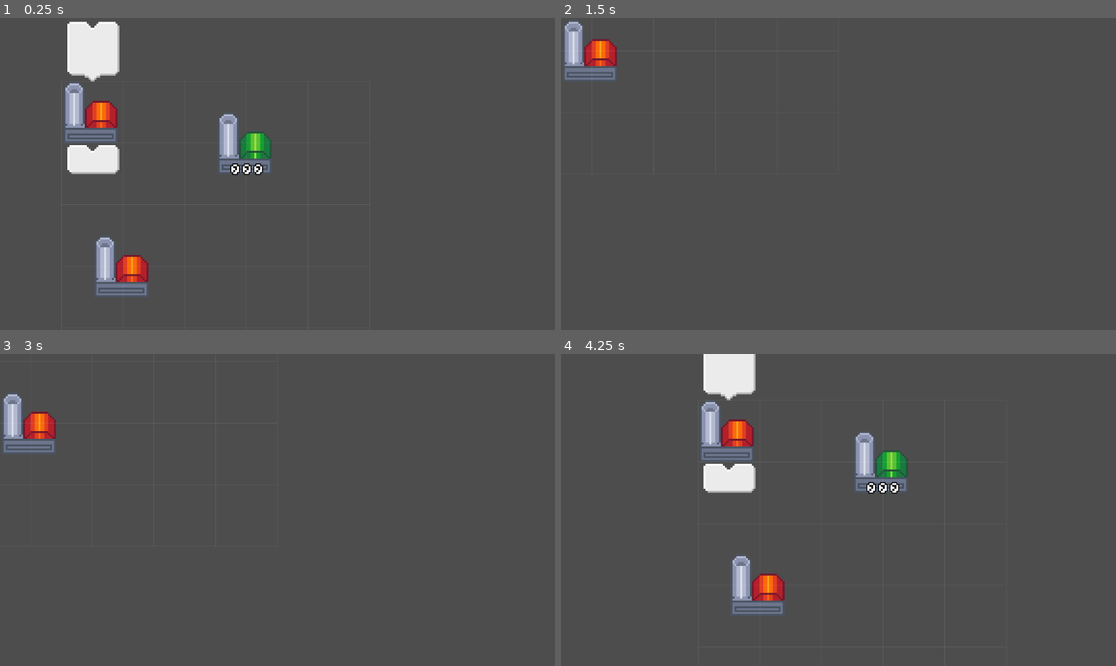
Above: before the commit, frames 1-4 (two rows, left to right).
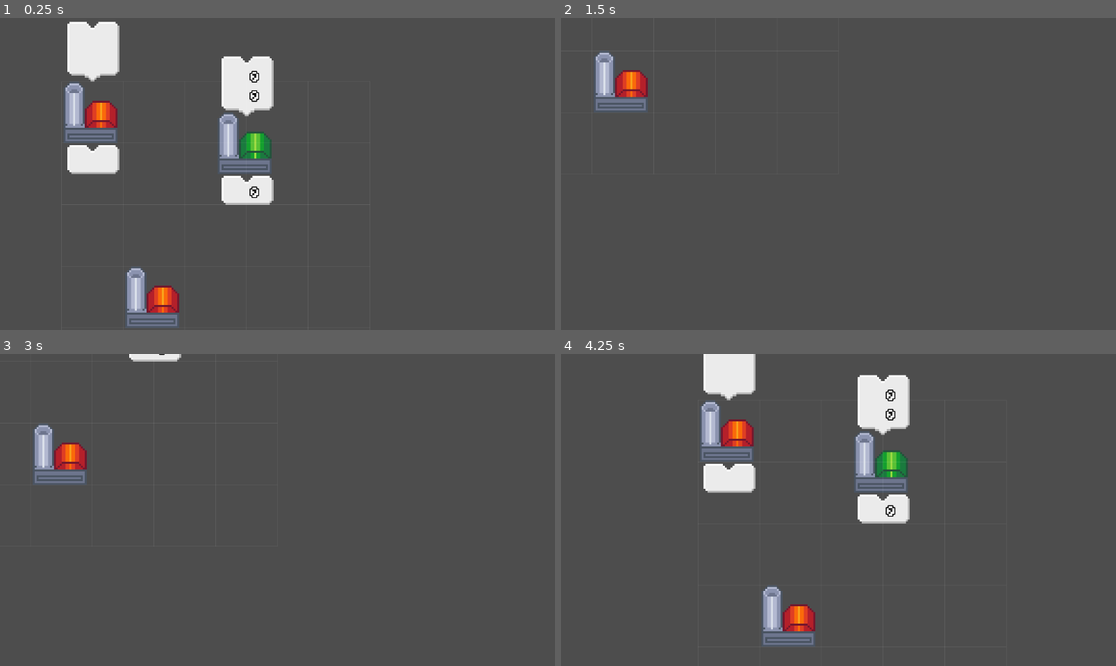
Above: after the commit, the same moments.

Repository: ZimtSnad/nauvis-enjoyers-bit-festival-2025
Game: Godot game, scene res://main.tscn
Same seed, same stepped clock (60 frames per second), same inputs: the game is played once before the commit and once after it.
Inputs (mouse positions are in pixels of both pictures, inside the frame that each line leads up to):
- Up to frame 1 (0.25 s): no input
- Up to frame 2 (1.5 s): tap Enter at 0.5 s; move the mouse to (960, 158) at 0.52 s; hold D (right) 0.53-1.28 s; click (960, 158) at 0.67 s; move the mouse to (727, 189) at 1.27 s; hold S (down) from 1.28 s (still down)
- Up to frame 3 (3 s): tap Space at 2 s; move the mouse to (333, 441) at 2.02 s; release S (down) at 2.03 s; hold D (right) 2.03-2.78 s; tap Enter at 2.75 s; move the mouse to (249, 572) at 2.77 s; hold W (up) from 2.78 s (still down); click (249, 572) at 2.92 s
- Up to frame 4 (4.25 s): move the mouse to (1005, 556) at 3.52 s; release W (up) at 3.53 s; hold A (left) from 3.53 s (still down)

The runs differ from the first frame. In frame 1, 4.7% of the frame differs, in the area x 17-50%, y 12-99%; in frame 2, 2.1%; in frame 3, 2.4%; in frame 4, 4.7%.
Error after the commit: Invalid call. Nonexistent function 'get_time_modifier_at_world' in base 'Nil'. (res://scripts/2_to_1_crafter.gd:44)

Commit message:
Redone buildings code

Diff:
--- a/levels/level1.tscn
+++ b/levels/level1.tscn
@@ -15,7 +15,7 @@
 [node name="GridManager" type="Node2D" parent="."]
 script = ExtResource("3_i2041")
 cell_size = Vector2(128, 128)
-grid_size = Vector2(5, 5)
+grid_size = Vector2(8, 8)
 
 [node name="GridDrawer" type="Node2D" parent="." node_paths=PackedStringArray("grid_manager")]
 script = ExtResource("4_xy4tn")
@@ -26,25 +26,30 @@
 grid = NodePath("../GridManager")
 beacon_limit = 135
 
-[node name="Generator" parent="." instance=ExtResource("1_v8kj3")]
+[node name="Generator" parent="." node_paths=PackedStringArray("beacon_manager") instance=ExtResource("1_v8kj3")]
+beacon_manager = NodePath("../BeaconManager")
 
-[node name="2to1crafter" parent="." node_paths=PackedStringArray("first_generator", "second_generator") instance=ExtResource("2_crycw")]
-position = Vector2(256, 0)
+[node name="2to1crafter" parent="." node_paths=PackedStringArray("first_generator", "second_generator", "beacon_manager") instance=ExtResource("2_crycw")]
+position = Vector2(384, 0)
 first_generator = NodePath("../Generator")
 second_generator = NodePath("../Generator2")
+beacon_manager = NodePath("../BeaconManager")
 
-[node name="Generator2" parent="." instance=ExtResource("1_v8kj3")]
-position = Vector2(0, 128)
+[node name="Generator2" parent="." node_paths=PackedStringArray("beacon_manager") instance=ExtResource("1_v8kj3")]
+position = Vector2(0, 256)
+beacon_manager = NodePath("../BeaconManager")
 
-[node name="2to1crafter2" parent="." node_paths=PackedStringArray("first_generator", "second_generator") instance=ExtResource("2_crycw")]
-position = Vector2(256, 128)
+[node name="2to1crafter2" parent="." node_paths=PackedStringArray("first_generator", "second_generator", "beacon_manager") instance=ExtResource("2_crycw")]
+position = Vector2(768, 384)
 first_generator = NodePath("../Generator")
 second_generator = NodePath("../Generator2")
+beacon_manager = NodePath("../BeaconManager")
 
-[node name="2to1crafter3" parent="." node_paths=PackedStringArray("first_generator", "second_generator") instance=ExtResource("2_crycw")]
-position = Vector2(256, 256)
+[node name="2to1crafter3" parent="." node_paths=PackedStringArray("first_generator", "second_generator", "beacon_manager") instance=ExtResource("2_crycw")]
+position = Vector2(256, 384)
 first_generator = NodePath("../Generator")
 second_generator = NodePath("../Generator2")
+beacon_manager = NodePath("../BeaconManager")
 
 [node name="Turret" parent="." instance=ExtResource("6_pdpul")]
 position = Vector2(768, 128)
@@ -54,23 +59,23 @@
 turret_path = NodePath("../Turret")
 
 [node name="Enemy2" parent="." instance=ExtResource("8_045es")]
-position = Vector2(1536, 128)
+position = Vector2(1408, 128)
 turret_path = NodePath("../Turret")
 
 [node name="Player" parent="." node_paths=PackedStringArray("grid") instance=ExtResource("9_omn1t")]
-position = Vector2(512, 256)
+position = Vector2(640, 256)
 grid = NodePath("../GridManager")
 
 [node name="Ammo crate" parent="." node_paths=PackedStringArray("crafter") instance=ExtResource("9_lf3p4")]
-position = Vector2(384, 0)
+position = Vector2(512, 0)
 crafter = NodePath("../2to1crafter")
 
 [node name="Ammo crate2" parent="." node_paths=PackedStringArray("crafter") instance=ExtResource("9_lf3p4")]
-position = Vector2(384, 128)
+position = Vector2(896, 384)
 crafter = NodePath("../2to1crafter2")
 ammotype = 5
 
 [node name="Ammo crate3" parent="." node_paths=PackedStringArray("crafter") instance=ExtResource("9_lf3p4")]
-position = Vector2(384, 256)
+position = Vector2(384, 384)
 crafter = NodePath("../2to1crafter3")
 ammotype = 10
--- a/main.tscn
+++ b/main.tscn
@@ -11,15 +11,17 @@
 
 [node name="Node2D" type="Node2D"]
 
-[node name="Generator" parent="." instance=ExtResource("1_lquwl")]
+[node name="Generator" parent="." node_paths=PackedStringArray("beacon_manager") instance=ExtResource("1_lquwl")]
+beacon_manager = NodePath("../BeaconManager")
 
 [node name="2to1crafter" parent="." node_paths=PackedStringArray("first_generator", "second_generator") instance=ExtResource("2_7mycd")]
 position = Vector2(320, 64)
 first_generator = NodePath("../Generator")
 second_generator = NodePath("../Generator2")
 
-[node name="Generator2" parent="." instance=ExtResource("1_lquwl")]
-position = Vector2(64, 320)
+[node name="Generator2" parent="." node_paths=PackedStringArray("beacon_manager") instance=ExtResource("1_lquwl")]
+position = Vector2(128, 384)
+beacon_manager = NodePath("../BeaconManager")
 
 [node name="GridManager" type="Node2D" parent="."]
 script = ExtResource("3_272bh")
--- a/scenes/2_to_1_crafter.tscn
+++ b/scenes/2_to_1_crafter.tscn
@@ -1,53 +1,58 @@
-[gd_scene load_steps=5 format=3 uid="uid://56yqfxdkyu6l"]
+[gd_scene load_steps=6 format=3 uid="uid://56yqfxdkyu6l"]
 
 [ext_resource type="Texture2D" uid="uid://codvli7pguf0a" path="res://assets/sprites/factory2.png" id="1_ce2oh"]
 [ext_resource type="Script" uid="uid://b4136hexwjn20" path="res://scripts/2_to_1_crafter.gd" id="1_vklko"]
+[ext_resource type="Texture2D" uid="uid://bt2pkyiwgwf06" path="res://assets/GUI/Input_materials_gui_double.png" id="2_lmwtn"]
 [ext_resource type="LabelSettings" uid="uid://dnub4tguh08yg" path="res://assets/fonts/pixel font.tres" id="2_rsks8"]
+[ext_resource type="Texture2D" uid="uid://drhk4fxj0yhkk" path="res://assets/GUI/Input_materials_gui_single.png" id="4_ey18k"]
 
-[sub_resource type="RectangleShape2D" id="RectangleShape2D_vklko"]
-size = Vector2(112, 112)
+[node name="2to1crafter" type="Node2D"]
+script = ExtResource("1_vklko")
 
-[node name="2to1crafter" type="Area2D"]
-script = ExtResource("1_vklko")
+[node name="Top cloud" type="Sprite2D" parent="."]
+position = Vector2(64, -56)
+scale = Vector2(4, 4)
+texture = ExtResource("2_lmwtn")
+
+[node name="First input" type="Label" parent="Top cloud"]
+offset_left = 2.0
+offset_top = -10.0
+offset_right = 38.0
+offset_bottom = 26.0
+scale = Vector2(0.25, 0.25)
+text = "10"
+label_settings = ExtResource("2_rsks8")
+
+[node name="Second input" type="Label" parent="Top cloud"]
+offset_left = 2.0
+offset_right = 38.0
+offset_bottom = 36.0
+scale = Vector2(0.25, 0.25)
+text = "10"
+label_settings = ExtResource("2_rsks8")
+
+[node name="Bot cloud" type="Sprite2D" parent="."]
+position = Vector2(64, 192)
+scale = Vector2(4, 4)
+texture = ExtResource("4_ey18k")
+
+[node name="Output" type="Label" parent="Bot cloud"]
+offset_left = 2.0
+offset_top = -12.0
+offset_right = 38.0
+offset_bottom = 24.0
+scale = Vector2(0.25, 0.25)
+text = "10"
+label_settings = ExtResource("2_rsks8")
 
 [node name="Building sprite" type="Sprite2D" parent="."]
 position = Vector2(64, 64)
 scale = Vector2(4, 4)
 texture = ExtResource("1_ce2oh")
 
-[node name="First input" type="Label" parent="."]
-offset_left = 32.0
-offset_top = 96.0
-offset_right = 68.0
-offset_bottom = 114.0
-text = "10"
-label_settings = ExtResource("2_rsks8")
-
-[node name="Second input" type="Label" parent="."]
-offset_left = 56.0
-offset_top = 96.0
-offset_right = 108.0
-offset_bottom = 114.0
-text = "10"
-label_settings = ExtResource("2_rsks8")
-
-[node name="Output" type="Label" parent="."]
-offset_left = 80.0
-offset_top = 96.0
-offset_right = 112.0
-offset_bottom = 107.0
-text = "10"
-label_settings = ExtResource("2_rsks8")
-
 [node name="Resource sprite" type="Sprite2D" parent="."]
 scale = Vector2(4, 4)
 
 [node name="Timer" type="Timer" parent="."]
 
-[node name="CollisionShape2D" type="CollisionShape2D" parent="."]
-position = Vector2(64, 64)
-shape = SubResource("RectangleShape2D_vklko")
-
-[connection signal="area_entered" from="." to="." method="_on_area_entered"]
-[connection signal="area_exited" from="." to="." method="_on_area_exited"]
 [connection signal="timeout" from="Timer" to="." method="_on_output_timer_timeout"]
--- a/scenes/2_to_1_crafter_patryk_improvement.tscn
+++ /dev/null
@@ -1,78 +0,0 @@
-[gd_scene load_steps=7 format=3 uid="uid://hbcxg6chypp7"]
-
-[ext_resource type="Script" uid="uid://b4136hexwjn20" path="res://scripts/2_to_1_crafter.gd" id="1_gu073"]
-[ext_resource type="Texture2D" uid="uid://codvli7pguf0a" path="res://assets/sprites/factory2.png" id="2_lt38q"]
-[ext_resource type="LabelSettings" uid="uid://dnub4tguh08yg" path="res://assets/fonts/pixel font.tres" id="3_xe7ws"]
-[ext_resource type="Texture2D" uid="uid://bt2pkyiwgwf06" path="res://assets/GUI/Input_materials_gui_double.png" id="4_xe7ws"]
-[ext_resource type="Texture2D" uid="uid://drhk4fxj0yhkk" path="res://assets/GUI/Input_materials_gui_single.png" id="5_g6auc"]
-
-[sub_resource type="RectangleShape2D" id="RectangleShape2D_vklko"]
-size = Vector2(120, 120)
-
-[node name="2to1crafter" type="Area2D"]
-script = ExtResource("1_gu073")
-
-[node name="Building sprite" type="Sprite2D" parent="."]
-position = Vector2(64, 64)
-scale = Vector2(4, 4)
-texture = ExtResource("2_lt38q")
-
-[node name="First input" type="Label" parent="."]
-top_level = true
-offset_left = 34.0
-offset_top = -109.0
-offset_right = 70.0
-offset_bottom = -73.0
-text = "10"
-label_settings = ExtResource("3_xe7ws")
-horizontal_alignment = 1
-vertical_alignment = 1
-
-[node name="Second input" type="Label" parent="."]
-top_level = true
-offset_left = 28.0
-offset_top = -68.0
-offset_right = 80.0
-offset_bottom = -32.0
-text = "10"
-label_settings = ExtResource("3_xe7ws")
-
-[node name="Output" type="Label" parent="."]
-top_level = true
-anchors_preset = 8
-anchor_left = 0.5
-anchor_top = 0.5
-anchor_right = 0.5
-anchor_bottom = 0.5
-offset_left = -530.0
-offset_top = -181.0
-offset_right = -480.0
-offset_bottom = -145.0
-grow_horizontal = 2
-grow_vertical = 2
-text = "10"
-label_settings = ExtResource("3_xe7ws")
-vertical_alignment = 1
-
-[node name="Resource sprite" type="Sprite2D" parent="."]
-scale = Vector2(4, 4)
-
-[node name="Timer" type="Timer" parent="."]
-
-[node name="CollisionShape2D" type="CollisionShape2D" parent="."]
-position = Vector2(64, 64)
-shape = SubResource("RectangleShape2D_vklko")
-
-[node name="InputMaterialsGuiDouble" type="Sprite2D" parent="."]
-position = Vector2(64, -64)
-scale = Vector2(4, 4)
-texture = ExtResource("4_xe7ws")
-
-[node name="InputMaterialsGuiSingle" type="Sprite2D" parent="."]
-position = Vector2(64, 192)
-scale = Vector2(4, 4)
-texture = ExtResource("5_g6auc")
-
-[connection signal="area_entered" from="." to="." method="_on_area_entered"]
-[connection signal="area_exited" from="." to="." method="_on_area_exited"]
-[connection signal="timeout" from="Timer" to="." method="_on_output_timer_timeout"]
--- a/scenes/ammo_rack.gd
+++ b/scenes/ammo_rack.gd
@@ -1,6 +1,6 @@
 extends Node2D
 
-@export var crafter : Area2D
+@export var crafter : Node2D
 @export var ammotype : Ammo_types.Type
 
 # Called when the node enters the scene tree for the first time.
--- a/scenes/generator.tscn
+++ b/scenes/generator.tscn
@@ -1,23 +1,16 @@
-[gd_scene load_steps=5 format=3 uid="uid://c434tec7m0enm"]
+[gd_scene load_steps=4 format=3 uid="uid://c434tec7m0enm"]
 
 [ext_resource type="Texture2D" uid="uid://dnbi688lefctw" path="res://assets/sprites/factory1.png" id="1_5yxne"]
 [ext_resource type="Script" uid="uid://dcme4fiadacvh" path="res://scripts/generator.gd" id="1_w5vnv"]
 [ext_resource type="LabelSettings" uid="uid://dnub4tguh08yg" path="res://assets/fonts/pixel font.tres" id="3_ef8yp"]
 
-[sub_resource type="RectangleShape2D" id="RectangleShape2D_5yxne"]
-size = Vector2(112, 112)
-
-[node name="Generator" type="Area2D"]
+[node name="Generator" type="Node2D"]
 script = ExtResource("1_w5vnv")
 
 [node name="Building sprite" type="Sprite2D" parent="."]
 position = Vector2(64, 64)
 scale = Vector2(4, 4)
 texture = ExtResource("1_5yxne")
-
-[node name="CollisionShape2D" type="CollisionShape2D" parent="."]
-position = Vector2(64, 64)
-shape = SubResource("RectangleShape2D_5yxne")
 
 [node name="Timer" type="Timer" parent="."]
 
@@ -30,6 +23,4 @@
 text = "10"
 label_settings = ExtResource("3_ef8yp")
 
-[connection signal="area_entered" from="." to="." method="_on_area_entered"]
-[connection signal="area_exited" from="." to="." method="_on_area_exited"]
 [connection signal="timeout" from="Timer" to="." method="_on_resource_timer_timeout"]
--- a/scripts/2_to_1_crafter.gd
+++ b/scripts/2_to_1_crafter.gd
@@ -1,14 +1,15 @@
 extends Node2D
 
-@export var first_generator : Area2D
-@export var second_generator : Area2D
-@export var time_scale : float = 2.0
+@export var first_generator : Node2D
+@export var second_generator : Node2D
+@export var production_time : float = 2.0
 @export var first_resource_cost : int = 1
 @export var second_resource_cost : int = 1
+@export var beacon_manager: Node2D
 
-@onready var first_label = $"First input"
-@onready var second_label = $"Second input"
-@onready var output_label = $Output
+@onready var first_label = $"Top cloud/First input"
+@onready var second_label = $"Top cloud/Second input"
+@onready var output_label = $"Bot cloud/Output"
 @onready var timer = $Timer
 
 var first_counter = 0
@@ -40,6 +41,14 @@
 	first_label.text = str(first_counter)
 	second_label.text = str(second_counter)
 	output_label.text = str(output_counter)
+	var beacon_time_multipier = beacon_manager.get_time_modifier_at_world(self.position)
+	if beacon_time_multipier == 0 and not timer.is_stopped():
+		timer.stop()
+	elif beacon_time_multipier != 0 and timer.is_stopped():
+		timer.wait_time = (1 / beacon_time_multipier) * production_time
+		timer.start()
+	elif beacon_time_multipier != 0 :
+		timer.wait_time = (1 / beacon_time_multipier) * production_time
 	if output_counter <= 0:
 		can_take = false
 	if first_generator.can_take:
@@ -52,7 +61,7 @@
 
 
 func _on_area_entered(area: Area2D) -> void:
-	timer.wait_time = time_scale
+	timer.wait_time = production_time
 	timer.start()
 	pass # Replace with function body.
 
--- a/scripts/generator.gd
+++ b/scripts/generator.gd
@@ -1,7 +1,8 @@
-extends Area2D
-@export var time_scale : float = 1.0
+extends Node2D
+@export var production_time : float = 1.0
 @onready var timer = $Timer
 @onready var output_label = $Output
+@export var beacon_manager: Node2D
 
 var nodes_connected = 0
 var resource_count = 0
@@ -22,6 +23,15 @@
 # Called every frame. 'delta' is the elapsed time since the previous frame.
 func _process(delta: float) -> void:
 	output_label.text = str(resource_count)
+
+	var beacon_time_multipier = beacon_manager.get_time_modifier_at_world(self.position)
+	if beacon_time_multipier == 0 and not timer.is_stopped():
+		timer.stop()
+	elif beacon_time_multipier != 0 and timer.is_stopped():
+		timer.wait_time = (1 / beacon_time_multipier) * production_time
+		timer.start()
+	elif beacon_time_multipier != 0 :
+		timer.wait_time = (1 / beacon_time_multipier) * production_time
 	if resource_count >= nodes_connected:
 		can_take = true
 	else:
@@ -29,17 +39,6 @@
 	pass
 
 
-func _on_area_entered(area: Area2D) -> void:
-	timer.wait_time = time_scale
-	timer.start()
-	pass # Replace with function body.
-
-
-func _on_area_exited(area: Area2D) -> void:
-	timer.stop()
-	pass # Replace with function body.
-
-
 func _on_resource_timer_timeout() -> void:
 	resource_count += 1
 	pass # Replace with function body.
